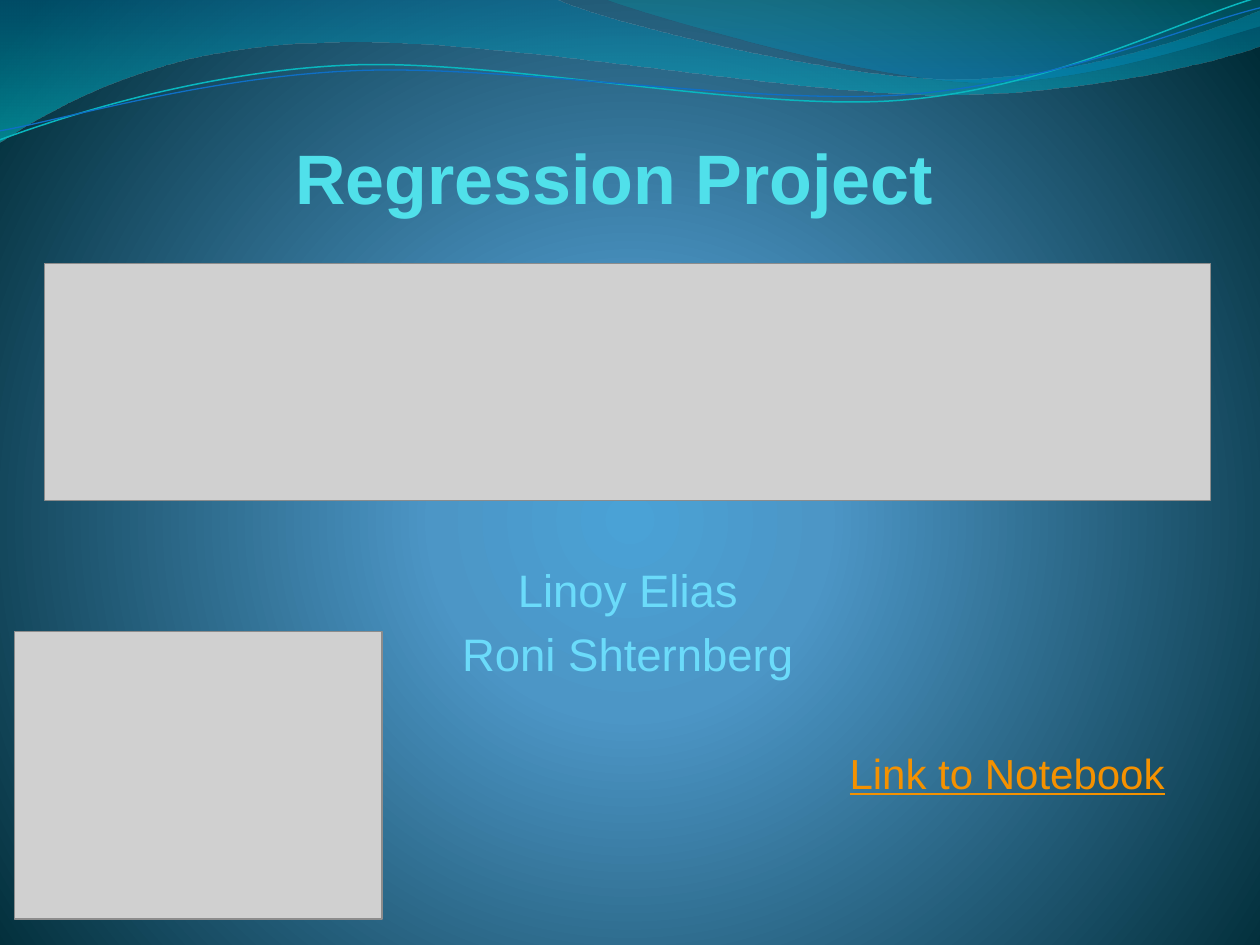
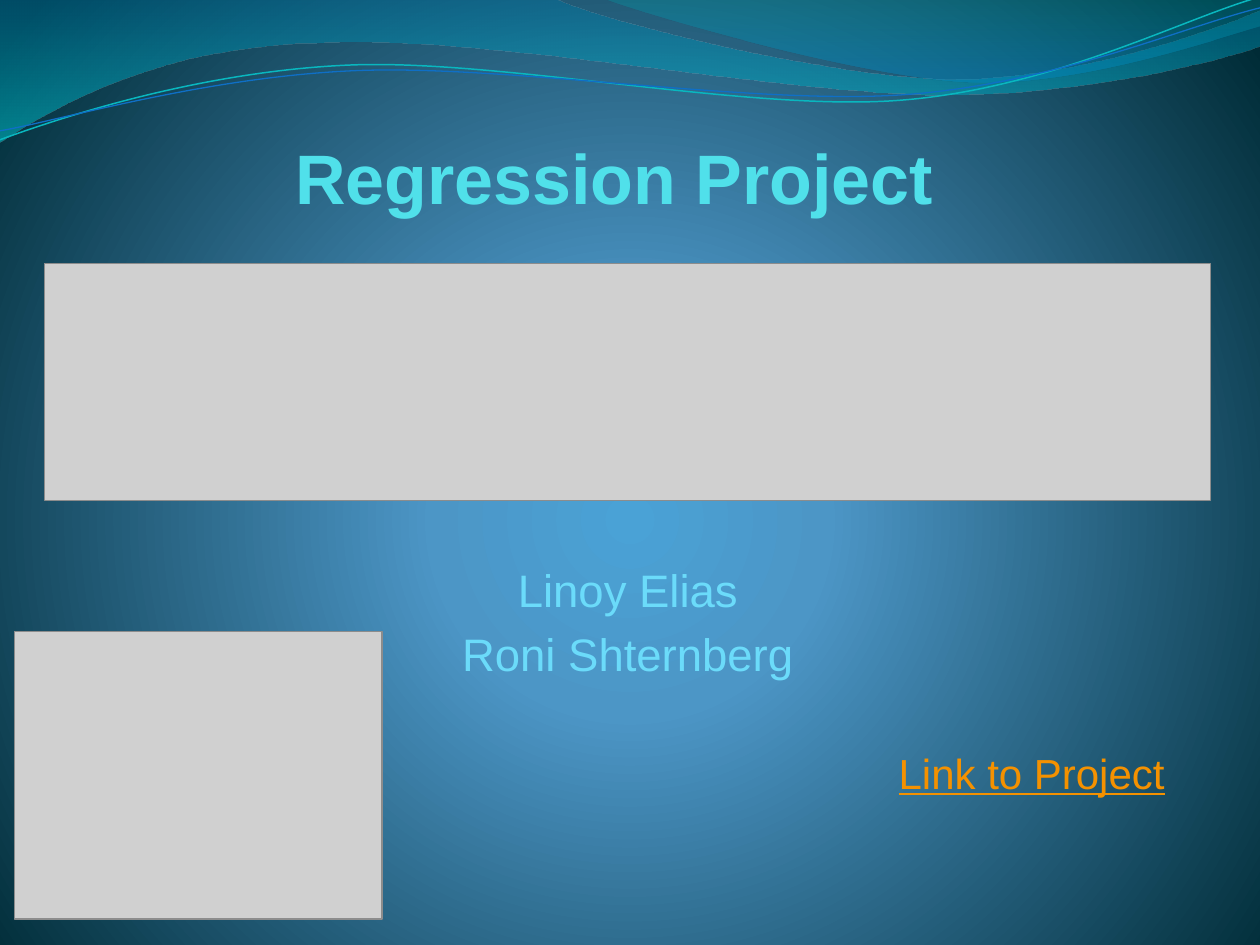
Before and after one commit to linoybar/Regression_Python_Project, a slide deck: slide 1 of Regression Project presentation.pptx. Drawn at 1260x945 pixels with LibreOffice and Linux fonts; fonts in the diff are those of the drawing; grey boxes stand for pictures. Boxes give left, top, right and bottom in pixels: in the first picture for what was removed or moved away, otherwise in the second. Text is boxed around its words. In the diff, an @@ line names an element or a change of style, - is before the commit and + after.

```diff
--- a/Regression Project presentation.pptx
+++ b/Regression Project presentation.pptx
@@ subtitle at [899,758,1165,798]: text changed @@
-Link to Notebook
+Link to Project
```
Also in this commit, not shown: 13 other slides changed, 4 slides added, 1 slide removed.
